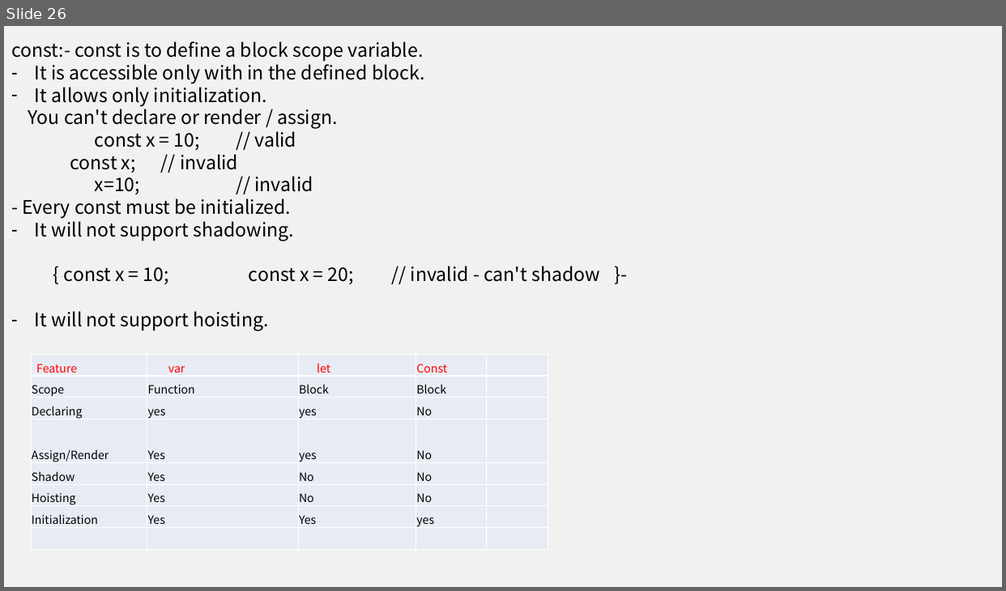
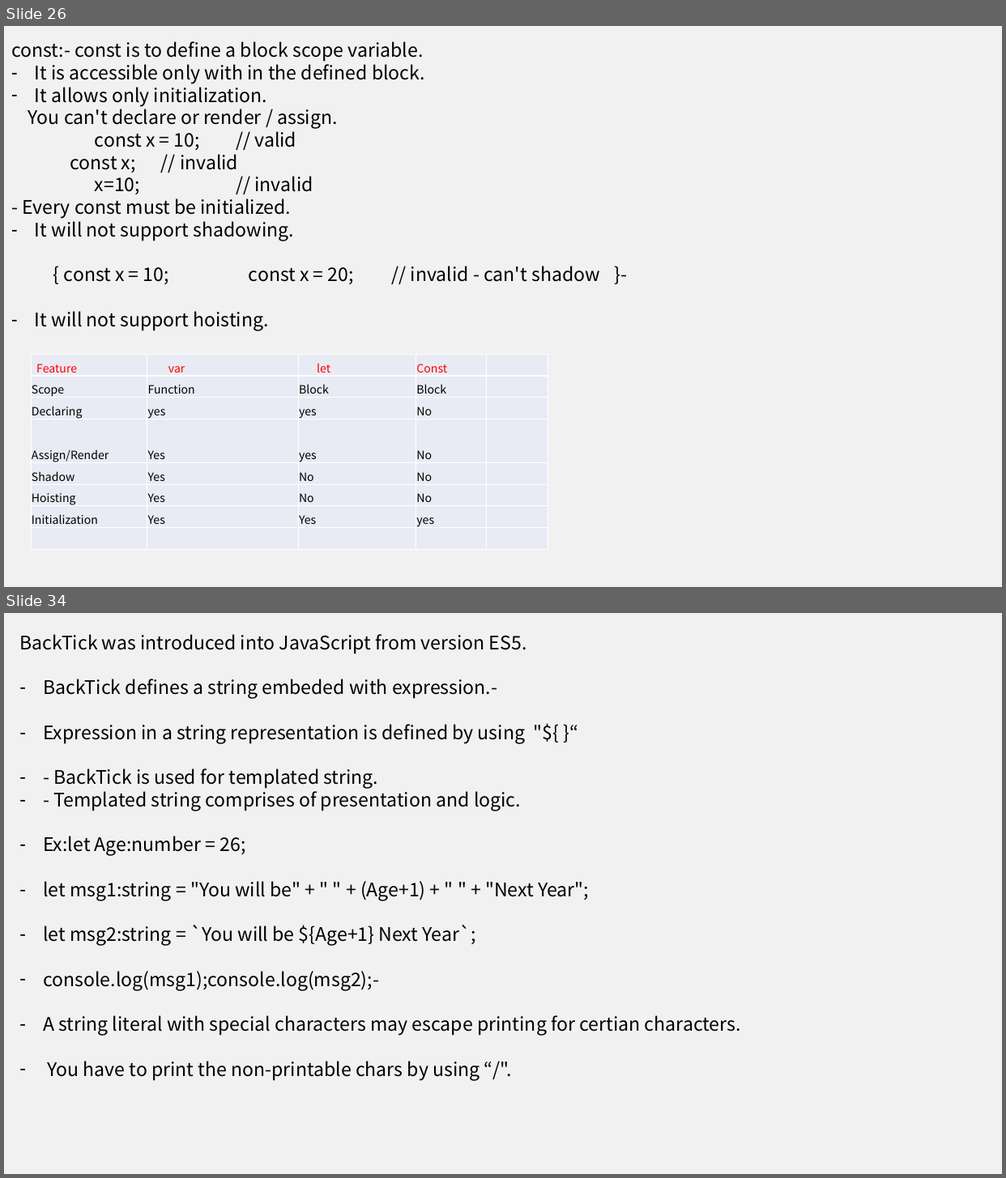
Before and after one commit to vamsisandeep143/AngularCodebaseFebbatch, a slide deck: Angular Training 1.pptx. Shown one above the other, each under a label of ours: slide 26 before the commit, slides 26 and 34 after it; the slides between them are not shown. The pictures are 1006x591 and 1006x1178 pixels, drawn with LibreOffice and Linux fonts; fonts in the diff are those of the drawing. Boxes give left, top, right and bottom in pixels: in the first picture for what was removed or moved away, otherwise in the second. Text is boxed around its words. In the diff, an @@ line names an element or a change of style, - is before the commit and + after.

```diff
--- a/Angular Training 1.pptx
+++ b/Angular Training 1.pptx
@@ slide 34 added at [4,613,1002,1174], background #F2F1F1 @@
@@ text added at [19,634,741,1080], 18 pt, text #000000 @@
+BackTick was introduced into JavaScript from version ES5.
+– BackTick defines a string embeded with expression.-
+– Expression in a string representation is defined by using "${ }“
+– - BackTick is used for templated string.
+– - Templated string comprises of presentation and logic.
+– Ex:let Age:number = 26;
+– let msg1:string = "You will be" + " " + (Age+1) + " " + "Next Year";
+– let msg2:string = `You will be ${Age+1} Next Year`;
+– console.log(msg1);console.log(msg2);-
+– A string literal with special characters may escape printing for certian characters.
+– You have to print the non-printable chars by using “/".
```
Also in this commit, not shown: 1 slide changed, 9 other slides added.
